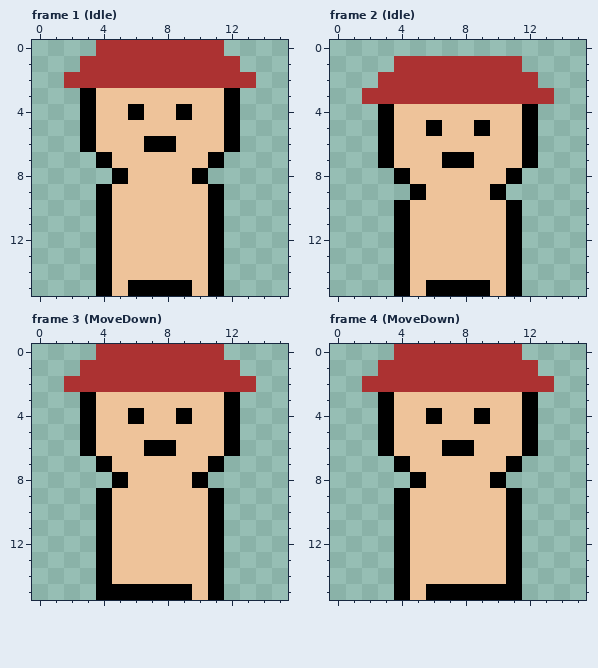
Pixel-art file: art/images/entities/Player.aseprite. That is the earlier state.
16x16 pixels, 10 frames. Shown: frame 1 (Idle), frame 2 (Idle), frame 3 (MoveDown), frame 4 (MoveDown). The commit also changed other frames, which this record leaves out.
The same view after the edit:
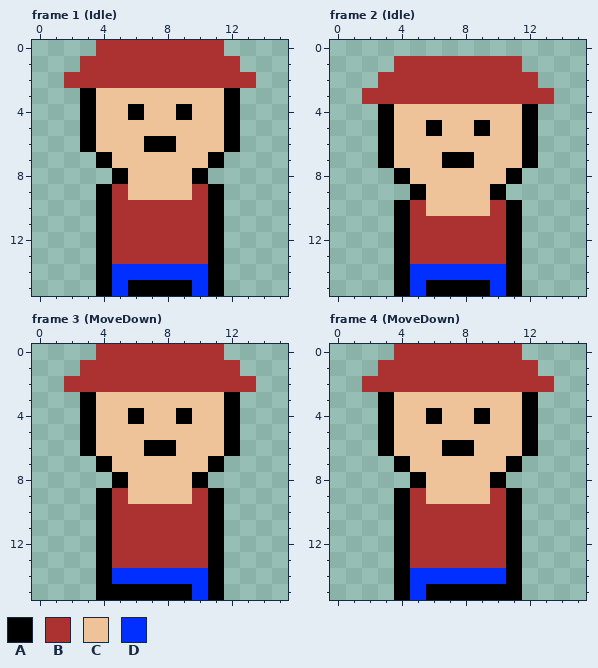
Palette (. is transparent): A #000000  B #ac3232  C #eec39a  D #002fff
Diff:
Frame 1 (Idle):
y 9: x 5 C -> B; x 10 C -> B
y 10..13: x 5..10 CCCCCC -> BBBBBB
y 14: x 5..10 CCCCCC -> DDDDDD
y 15: x 5 C -> D; x 10 C -> D
Frame 2 (Idle):
y 10: x 5 C -> B; x 10 C -> B
y 11..13: x 5..10 CCCCCC -> BBBBBB
y 14: x 5..10 CCCCCC -> DDDDDD
y 15: x 5 C -> D; x 10 C -> D
Frame 3 (MoveDown):
y 9: x 5 C -> B; x 10 C -> B
y 10..13: x 5..10 CCCCCC -> BBBBBB
y 14: x 5..10 CCCCCC -> DDDDDD
y 15: x 10 C -> D
Frame 4 (MoveDown):
y 9: x 5 C -> B; x 10 C -> B
y 10..13: x 5..10 CCCCCC -> BBBBBB
y 14: x 5..10 CCCCCC -> DDDDDD
y 15: x 5 C -> D
Where, in picture pixels (left, top, right, bottom), the same in both pictures:
changed: (112, 184, 208, 296)
changed: (410, 200, 506, 296)
changed: (112, 488, 208, 600)
changed: (410, 488, 506, 600)
